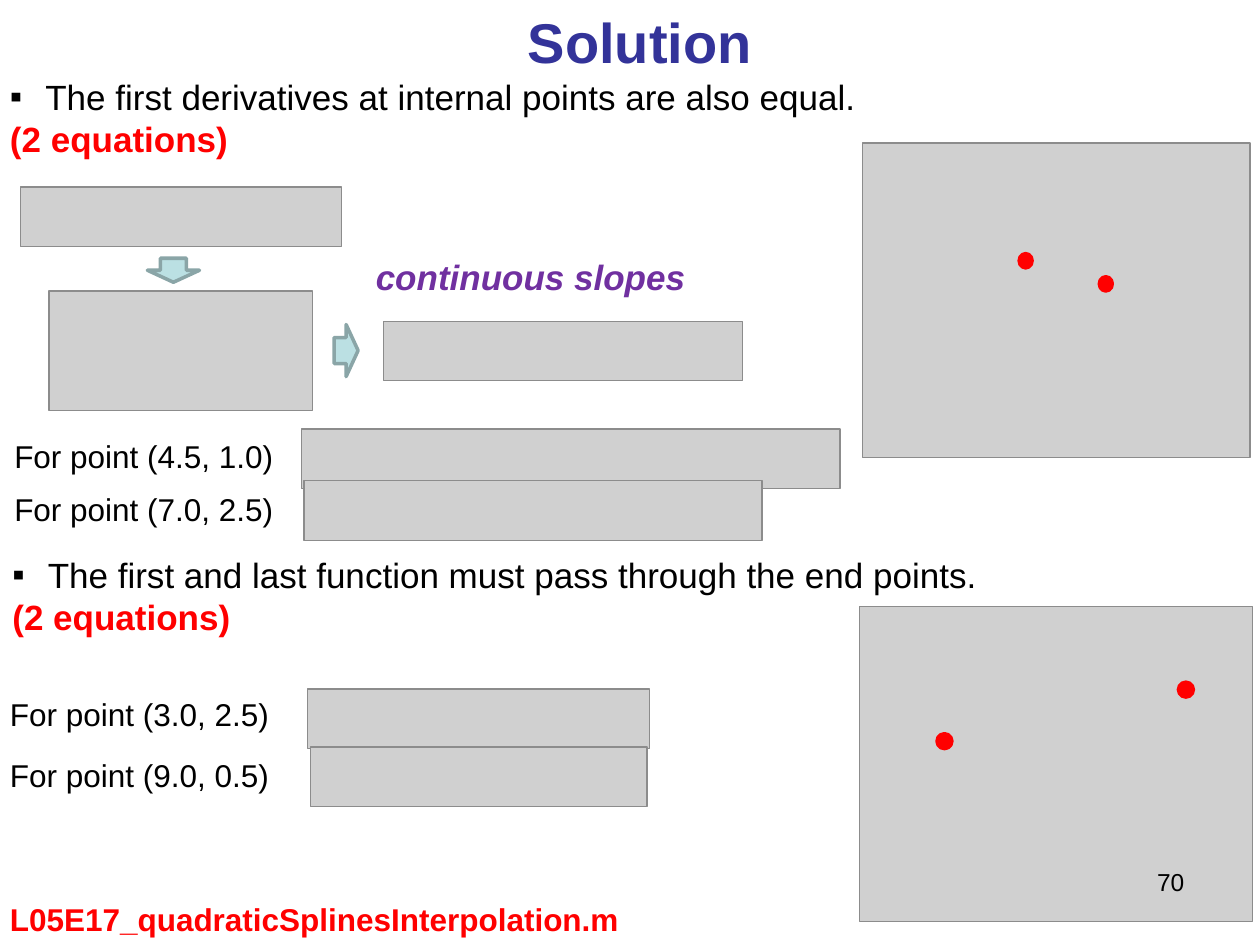
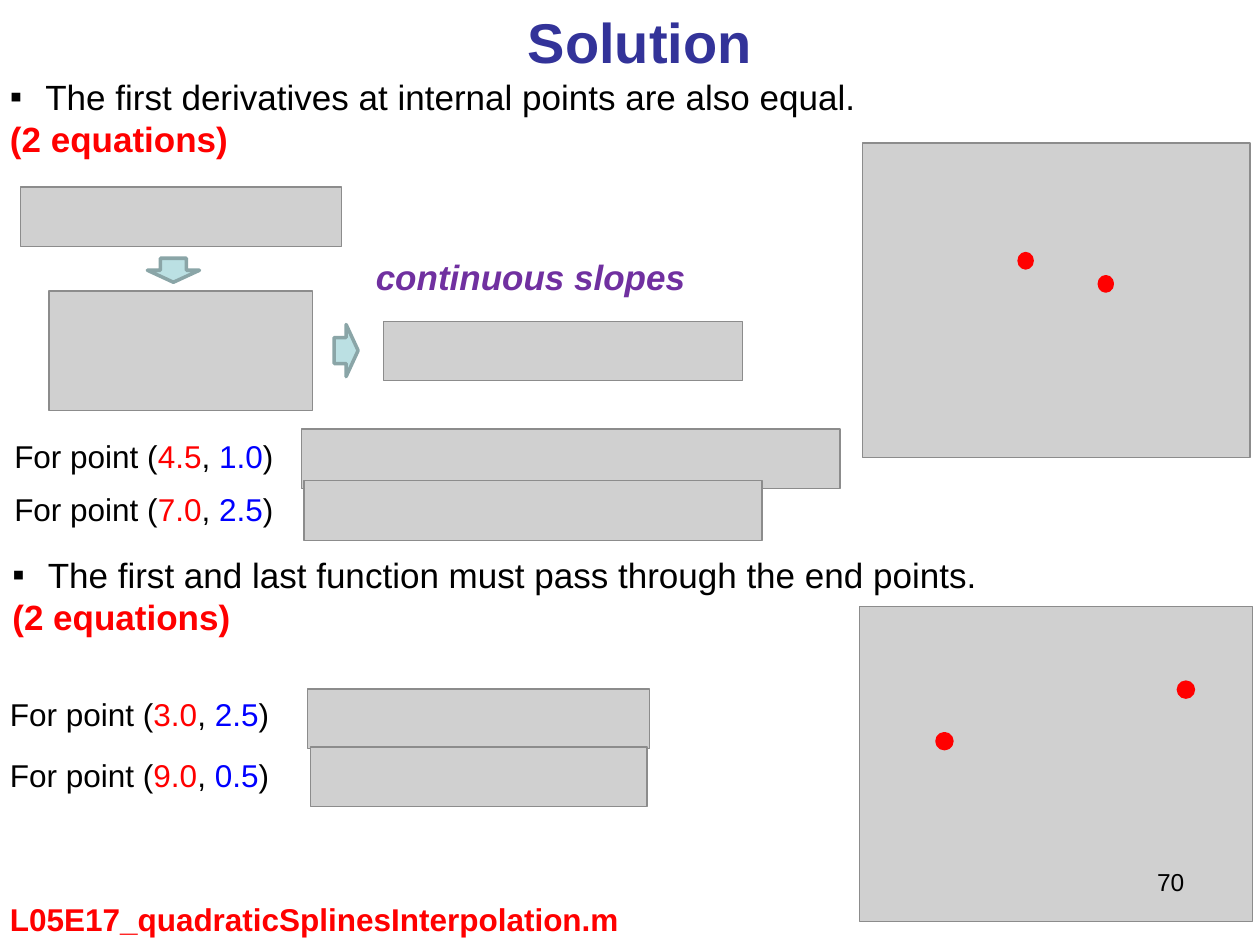
Before and after one commit to AzdiarGazder/MECH201, a slide deck: slide 70 of MECH201_L05/MECH201_L05_wk05_AAG.pptx. Drawn at 1260x945 pixels with LibreOffice and Linux fonts; fonts in the diff are those of the drawing; grey boxes stand for pictures. Boxes give left, top, right and bottom in pixels: in the first picture for what was removed or moved away, otherwise in the second. Text is boxed around its words. In the diff, an @@ line names an element or a change of style, - is before the commit and + after.

```diff
--- a/MECH201_L05/MECH201_L05_wk05_AAG.pptx
+++ b/MECH201_L05/MECH201_L05_wk05_AAG.pptx
@@ text "For point (4.5, 1.0)" at (x1=14, y1=445, x2=273, y2=474): text colour #000000 to #FF0000 in "(4.5,"; text colour #000000 to #0000FF in "1.0)" @@
@@ text "For point (7.0, 2.5)" at (x1=14, y1=498, x2=273, y2=527): text colour #000000 to #FF0000 in "(7.0,"; text colour #000000 to #0000FF in "2.5)" @@
@@ text "For point (3.0, 2.5)" at (x1=10, y1=703, x2=269, y2=732): text colour #000000 to #FF0000 in "(3.0,"; text colour #000000 to #0000FF in "2.5)" @@
@@ text "For point (9.0, 0.5)" at (x1=10, y1=764, x2=269, y2=793): text colour #000000 to #FF0000 in "(9.0,"; text colour #000000 to #0000FF in "0.5)" @@
```
Also in this commit, not shown: 2 other slides changed.
